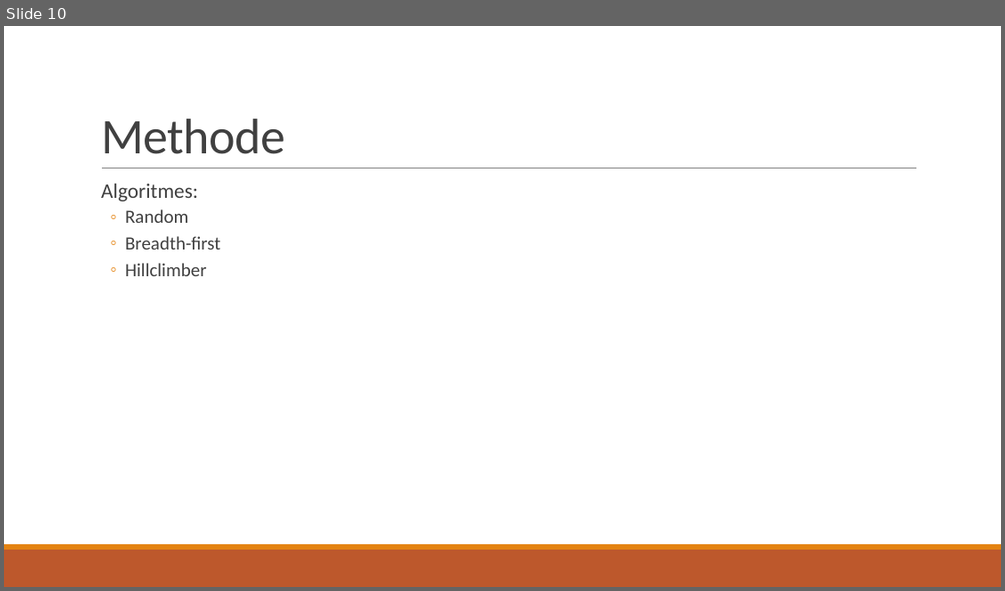
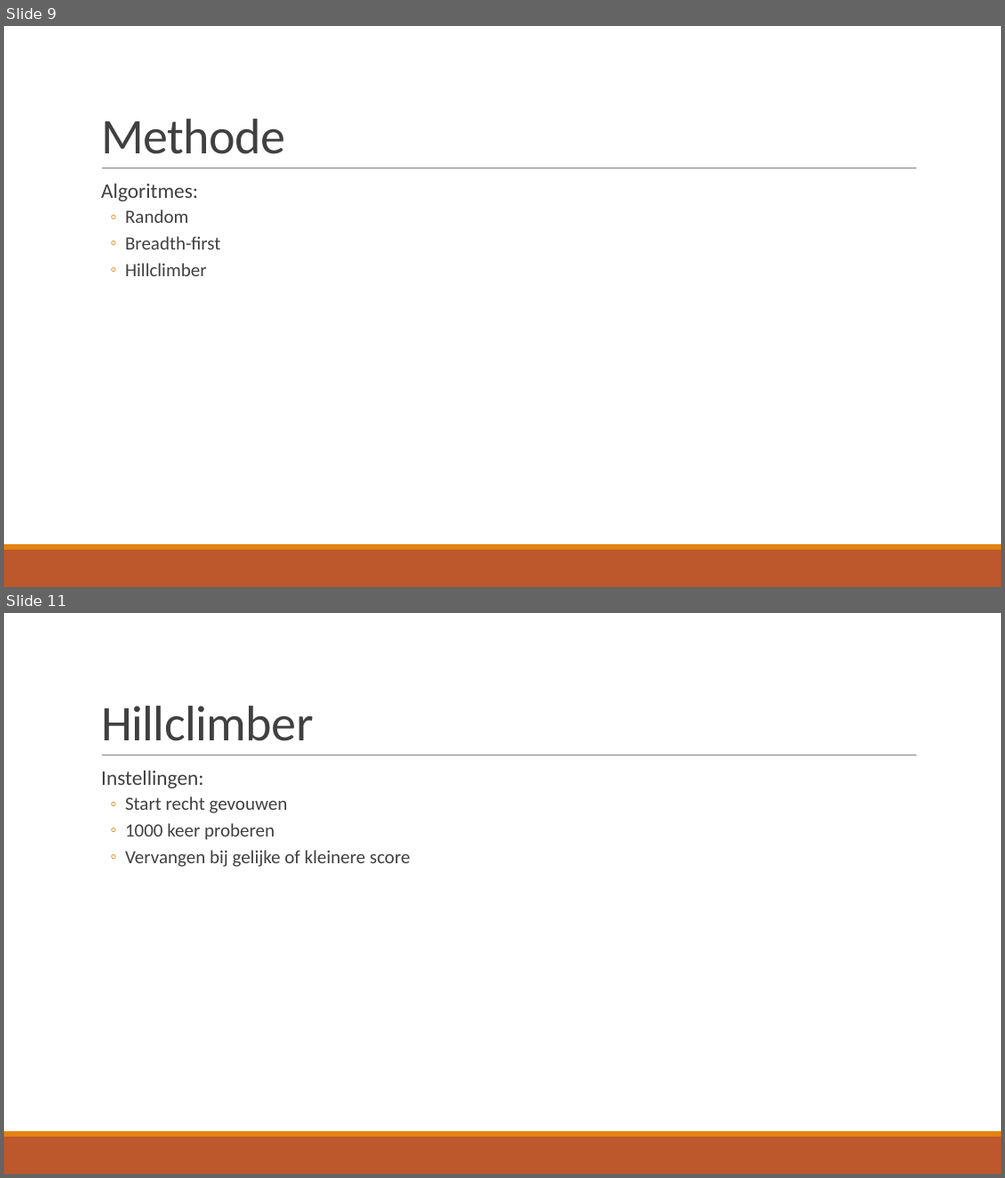
Before and after one commit to LunarLite/Proteasen, a slide deck: Presentations/Proteasen - week 1.pptx. Shown one above the other, each under a label of ours: slide 10 before the commit, slides 9 and 11 after it; the slides between them are not shown. The pictures are 1005x591 and 1005x1178 pixels, drawn with LibreOffice and Linux fonts; fonts in the diff are those of the drawing. Boxes give left, top, right and bottom in pixels: in the first picture for what was removed or moved away, otherwise in the second. Text is boxed around its words. In the diff, an @@ line names an element or a change of style, - is before the commit and + after.

```diff
--- a/Presentations/Proteasen - week 1.pptx
+++ b/Presentations/Proteasen - week 1.pptx
@@ slide 11 added at <box>4,613,1001,1174</box>, background #FFFFFF; not listed: 3 template elements that a slide beside it also shows @@
@@ title added at <box>101,706,313,741</box>, 48 pt, text #404040 @@
+Hillclimber
@@ text added at <box>101,771,410,867</box>, 18 pt, text #404040 @@
+  Instellingen:
+  ◦ Start recht gevouwen
+  ◦ 1000 keer proberen
+  ◦ Vervangen bij gelijke of kleinere score
@@ what was slide 10 is now slide 9 @@
```
Also in this commit, not shown: 1 slide changed, 2 other slides added, 3 slides removed.
